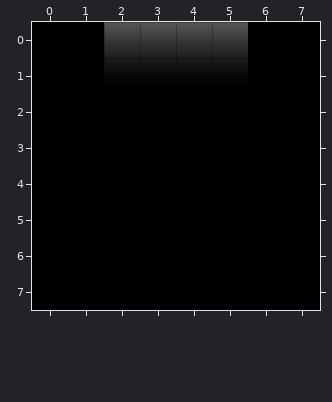
Tiled map -- my-rpg-game/main/worlds/maps/simplemap.tmx. Above is the file before it was changed.
Cells are 100x100 px. Shown: x 0..7, y 0..7.
Once edited:
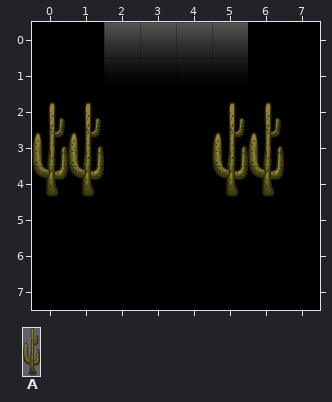
Key: from "greenery_1": A 0.
_ is an empty cell.
Tiles of an added or newly shown layer are drawn over the layers below it.
Changes in this commit:
Layer "Слой тайлов 3" (added):
Tile A is added in row 4 at x 5 to 6.
Layer "Слой тайлов 2" (added):
Tile A is added in row 4 at x 0 to 1.
